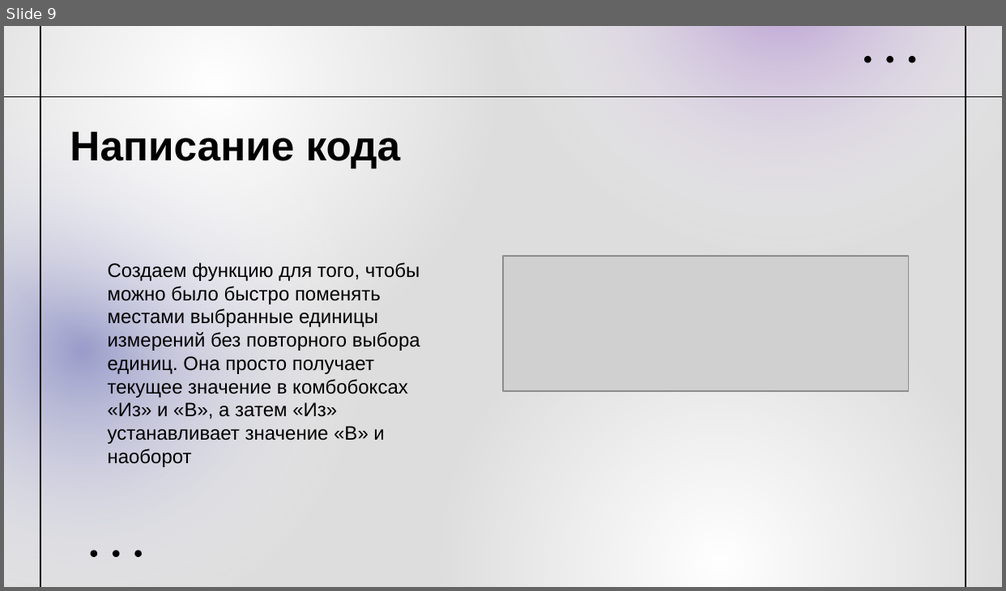
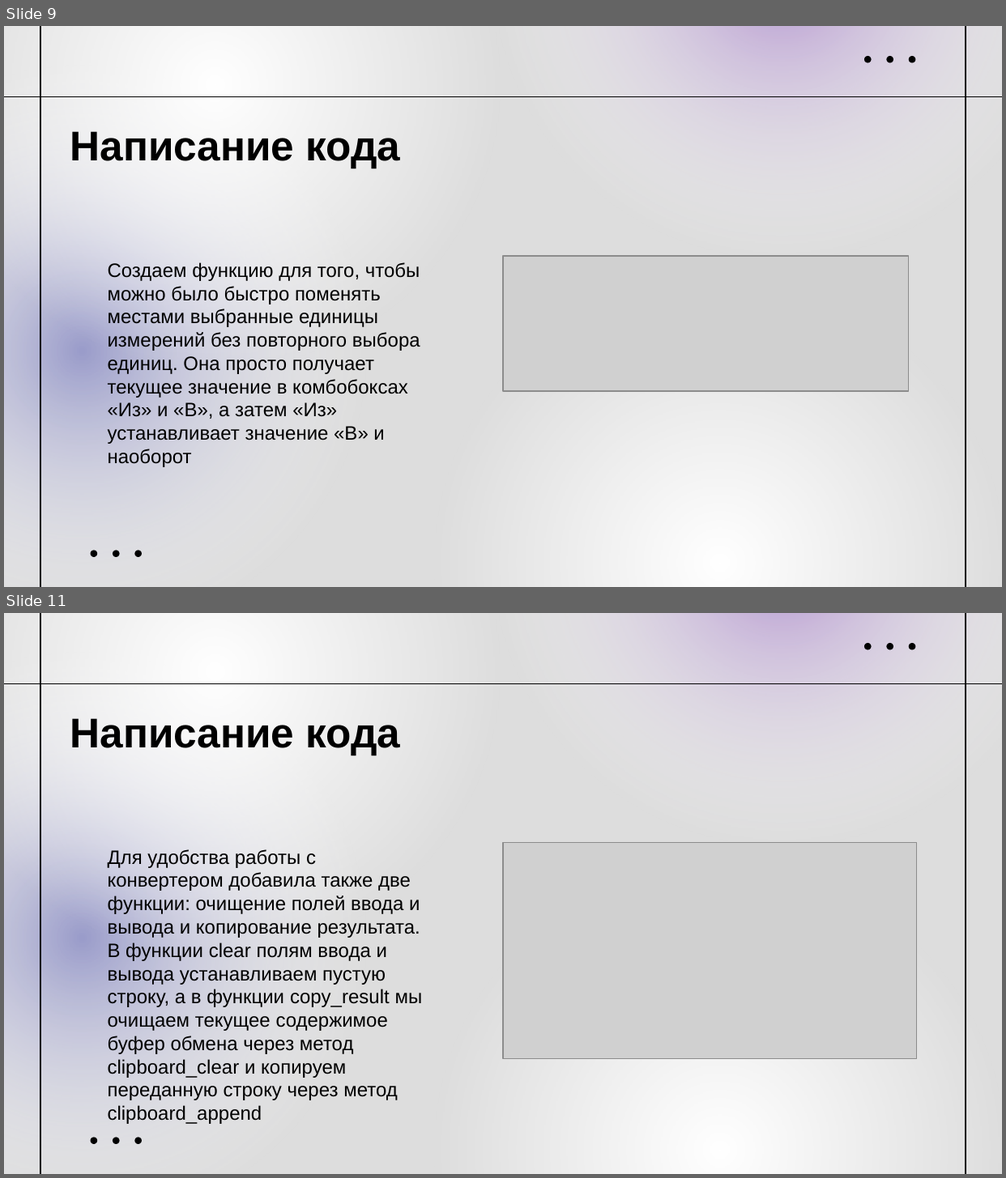
Before and after one commit to MariaPogorelova/converter, a slide deck: Pogorelova_converter.pptx. Shown one above the other, each under a label of ours: slide 9 before the commit, slides 9 and 11 after it; the slides between them are not shown. The pictures are 1006x591 and 1006x1178 pixels, drawn with LibreOffice and Linux fonts; fonts in the diff are those of the drawing; grey boxes stand for pictures. Boxes give left, top, right and bottom in pixels: in the first picture for what was removed or moved away, otherwise in the second. Text is boxed around its words. In the diff, an @@ line names an element or a change of style, - is before the commit and + after.

```diff
--- a/Pogorelova_converter.pptx
+++ b/Pogorelova_converter.pptx
@@ slide 11 added at (4, 613, 1002, 1174), background #DDDDDD; not listed: 12 template elements that a slide beside it also shows @@
@@ line added from (4, 683) to (1002, 683), #010101 0.75 pt @@
@@ text added at (70, 718, 401, 756), 30 pt, text #000000, bold @@
+Написание кода
@@ text added at (108, 850, 423, 1124), 14 pt, text #000000 @@
+Для удобства работы с конвертером добавила также две функции: очищение полей ввода и вывода и копирование результата.
+В функции clear полям ввода и вывода устанавливаем пустую строку, а в функции copy_result мы очищаем текущее содержимое буфер обмена через метод clipboard_clear и копируем переданную строку через метод clipboard_append
@@ picture added at (503, 842, 917, 1059) @@
```
Also in this commit, not shown: 3 slides changed, 4 other slides added.
